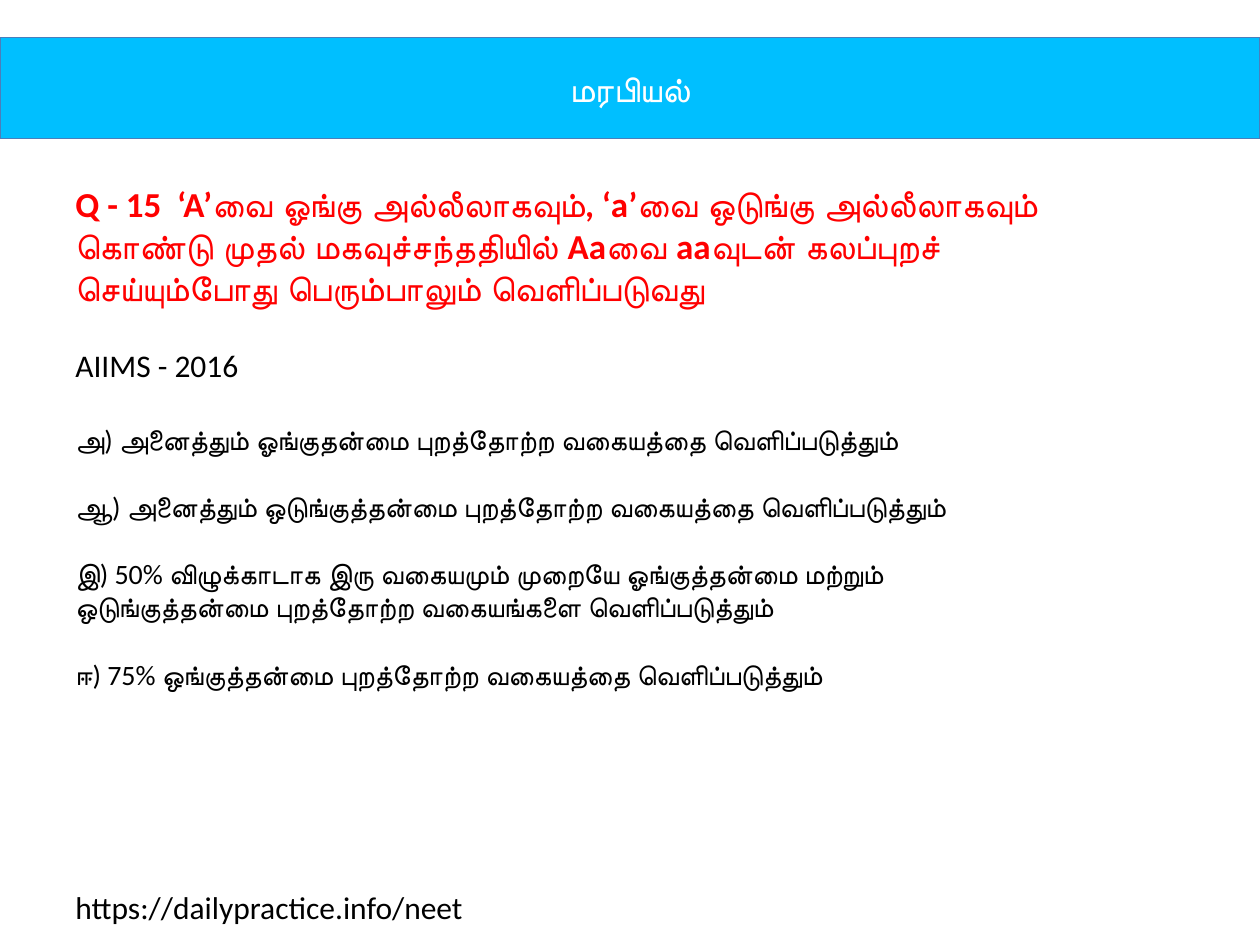
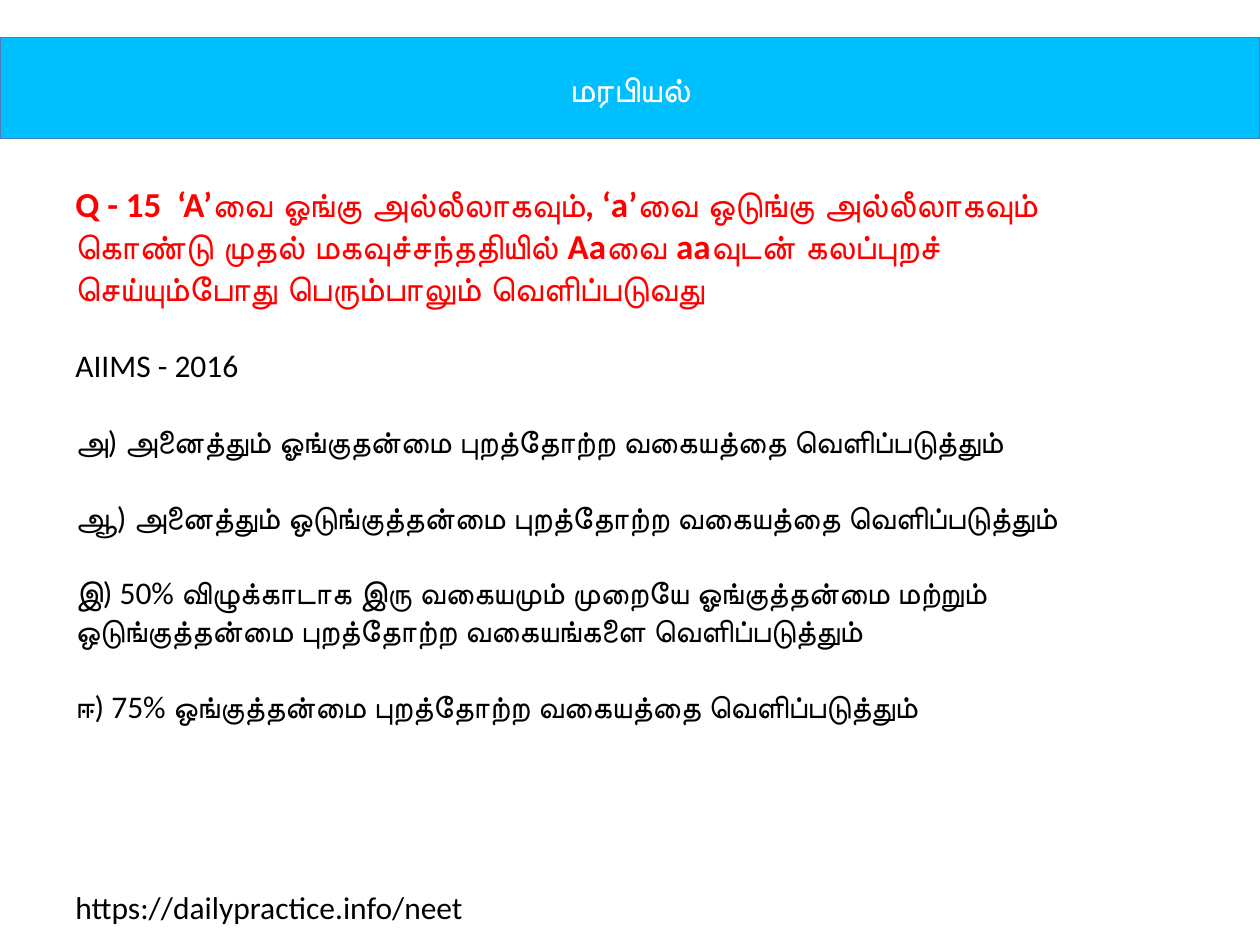
Before and after one commit to tvmani/tvmani.github.io, a slide deck: slide 30 of tamil_biology/12th_Bio_Botany_Tamil_U02.pptx. Drawn at 1260x945 pixels with LibreOffice and Linux fonts; fonts in the diff are those of the drawing. Boxes give left, top, right and bottom in pixels: in the first picture for what was removed or moved away, otherwise in the second. Text is boxed around its words. In the diff, an @@ line names an element or a change of style, - is before the commit and + after.

```diff
--- a/tamil_biology/12th_Bio_Botany_Tamil_U02.pptx
+++ b/tamil_biology/12th_Bio_Botany_Tamil_U02.pptx
@@ text at <box>75,430,1053,726</box>: size 16 to 18 pt in "அ) அனைத்தும் ஓங்குதன்மை புறத்தோற்ற வகையத்தை வெளிப்படுத்தும்", "ஆ) அனைத்தும் ஒடுங்குத்தன்மை புறத்தோற்ற வகையத்தை வெளிப்படுத்த ...", "இ) 50% விழுக்காடாக இரு வகையமும் முறையே ஓங்குத்தன்மை ...", "ஈ) 75% ஒங்குத்தன்மை புறத்தோற்ற வகையத்தை வெளிப்படுத்தும்" @@
```
Also in this commit, not shown: 7 other slides changed, 42 other files.
